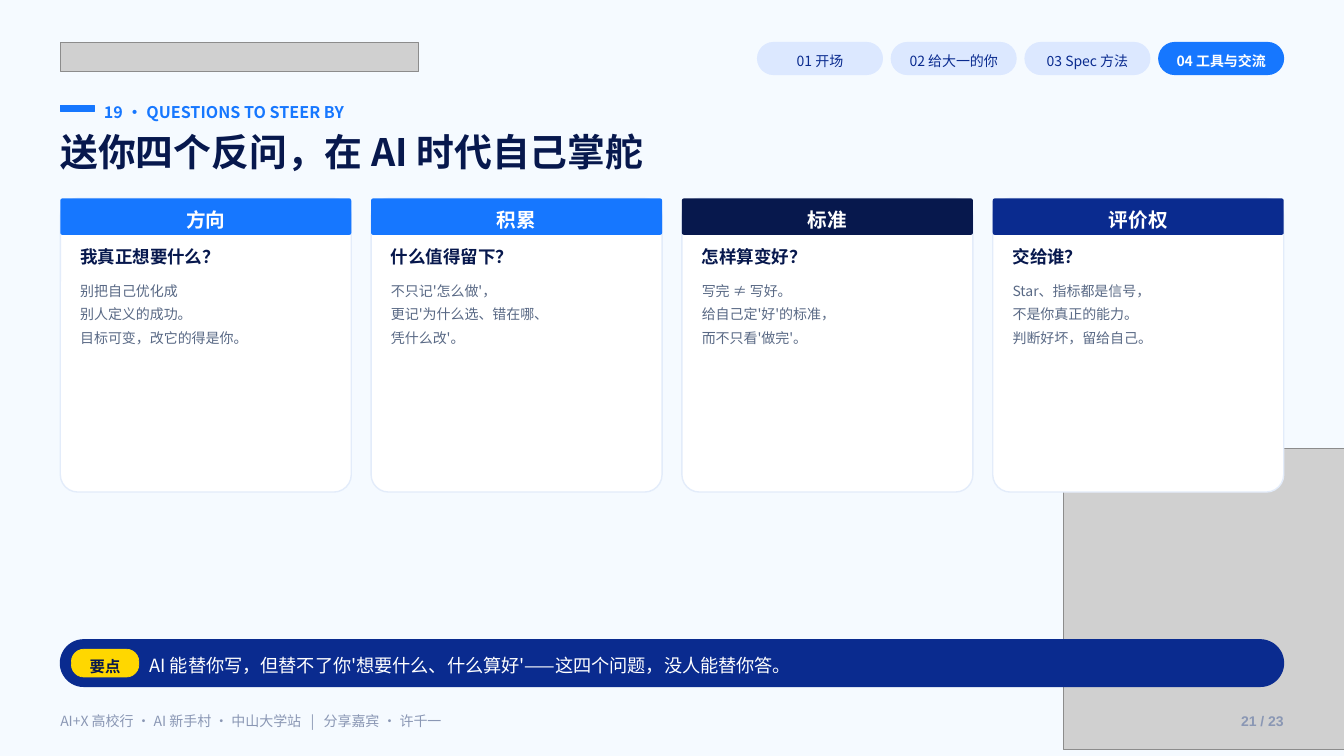
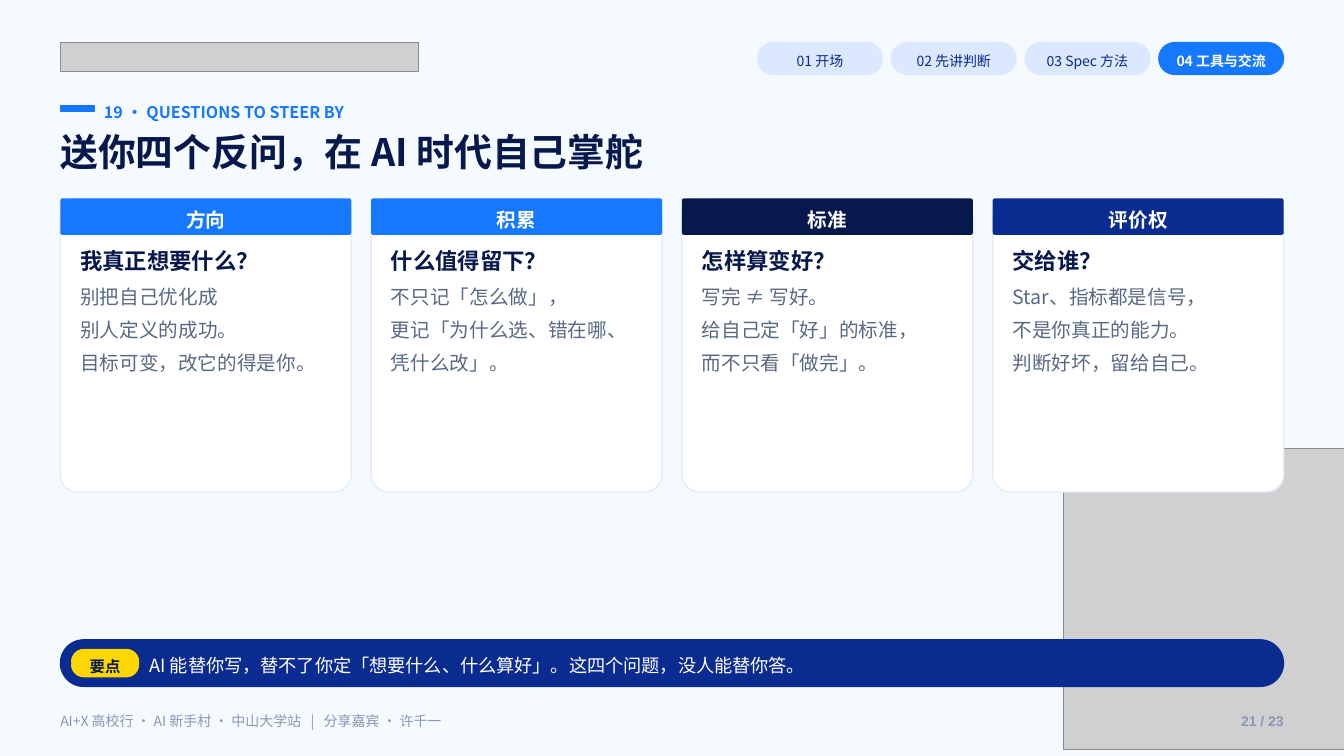
Before and after one commit to Frocir/aix-talk, a slide deck: slide 21 of aix-talk-26pages.pptx. Drawn at 1344x756 pixels with LibreOffice and Linux fonts; fonts in the diff are those of the drawing; grey boxes stand for pictures. Boxes give left, top, right and bottom in pixels: in the first picture for what was removed or moved away, otherwise in the second. Text is boxed around its words. In the diff, an @@ line names an element or a change of style, - is before the commit and + after.

```diff
--- a/aix-talk-26pages.pptx
+++ b/aix-talk-26pages.pptx
@@ text at (917,54,991,67): text changed @@
-02 给大一的你
+02 先讲判断
@@ size 12.5 to 16 pt in 4 elements at (80,250,259,271), (391,250,547,271), (702,250,836,271), (1013,250,1102,271) @@
@@ text "别把自己优化成" at (80,287,316,372): size 10 to 14 pt @@
@@ text at (391,287,627,372): text changed; size 10 to 14 pt @@
-不只记'怎么做'，
-更记'为什么选、错在哪、
-凭什么改'。
+不只记「怎么做」，
+更记「为什么选、错在哪、
+凭什么改」。
@@ text at (702,287,828,306): size 10 to 14 pt in "写完 ≠ 写好。" @@
@@ text "Star、指标都是信号，" at (1013,287,1209,372): size 10 to 14 pt @@
@@ text at (702,320,918,372): text changed; size 10 to 14 pt @@
-给自己定'好'的标准，
-而不只看'做完'。
+给自己定「好」的标准，
+而不只看「做完」。
@@ text at (150,656,805,674): text changed @@
-AI 能替你写，但替不了你'想要什么、什么算好'——这四个问题，没人能替你答。
+AI 能替你写，替不了你定「想要什么、什么算好」。这四个问题，没人能替你答。
```
Also in this commit, not shown: 20 other slides changed, 1 other file.
